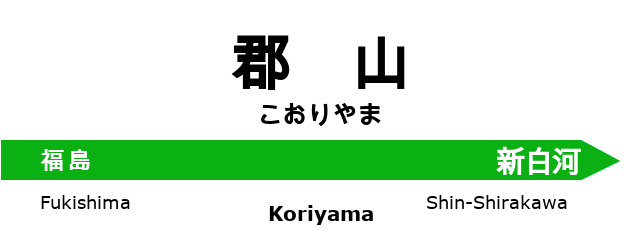
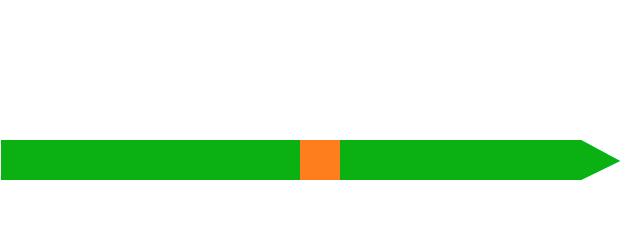
The second 640 × 240 image is a revision of the first. Changes to its layers:
hid "前駅 #1" over [41, 195, 130, 209]
hid "新白河" over [496, 146, 581, 175]
hid "福 島" over [40, 148, 90, 171]
hid "前駅 #2" over [269, 205, 373, 225]
hid "前駅" over [427, 195, 567, 209]
hid "駅名" over [231, 35, 405, 127]
added layer "14" above "矢印" over [300, 140, 340, 180]
